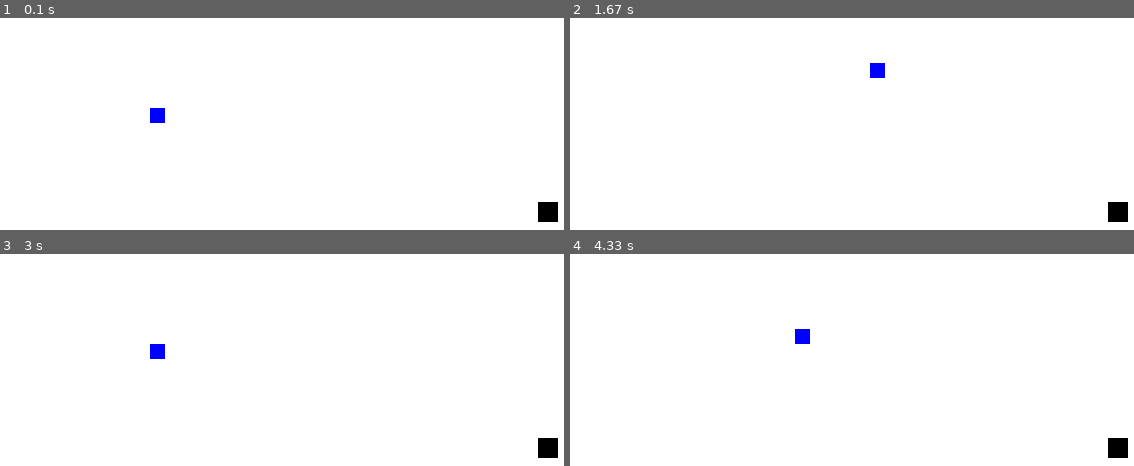
Above: before the commit, frames 1-4 (two rows, left to right).
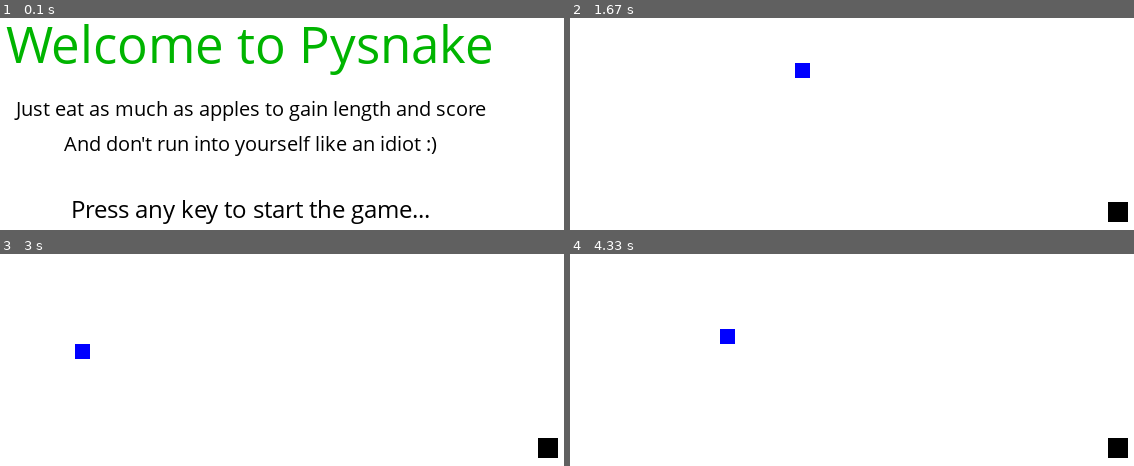
Above: after the commit, the same moments.

Repository: Adiprogrammer7/pygame_snake
Game: pygame game, started from snake_pygame.py
The game is run twice, just before and just after one commit, with the same random seed, the same clock (stepped at 60 frames per second) and the same inputs.
Inputs:
- Up to frame 1 (0.1 s): no input
- Up to frame 2 (1.67 s): hold Right 0.33-0.8 s; hold Up 0.83-1.15 s; hold Right 1.18-1.65 s
- Up to frame 3 (3 s): hold Left 1.68-2.22 s; hold Down 2.25-2.55 s; hold Left 2.58-2.98 s
- Up to frame 4 (4.33 s): hold Up 3.02-3.38 s; hold Right 3.42-4.05 s; hold Down from 4.08 s (still down)

The runs differ from the first frame. In frame 1, 11% of the frame differs, in the area x 1-99%, y 2-98%; in frame 2, 0.4%; in frame 3, 0.4%; in frame 4, 0.4%.

Commit message:
added intro

Diff:
--- a/snake_pygame.py
+++ b/snake_pygame.py
@@ -9,7 +9,7 @@
 black = (0, 0, 0)
 blue = (0, 0, 255)
 red = (255, 0, 0)
-green = (0, 255, 0)
+green = (0, 180, 0)
 
 display_width = 800
 display_height = 600
@@ -21,7 +21,6 @@
 block_size = 15
 apple_size = 20
 FPS = 10
-font = pygame.font.SysFont(None, 30)
 
 # for drawing snake.
 def snake(snakelist): #snakelist for all snake blocks for lengthening.
@@ -29,16 +28,36 @@
 		pygame.draw.rect(window, blue, [xny[0], xny[1], block_size, block_size])
 
 # to get text surface and text rectangle.
-def text_objects(text, color):
+def text_objects(text, color, font_size):
+	font = pygame.font.SysFont("comicsansms", font_size)
 	text_surf = font.render(text, True, color)
 	text_rect = text_surf.get_rect()
 	return text_surf, text_rect
 
 # To display text centered to screen.
-def message_to_screen(msg, color):
-	text_surf, text_rect = text_objects(msg, color) #getting those objects for out text.
-	text_rect.center = (display_width/2), (display_height/2)  #alligning center of our text rect with screen center.
+# y-asix pos of text can be changed by changing y_displacement variable.
+def message_to_screen(msg, color, y_displacement= 0, font_size= 26):
+	text_surf, text_rect = text_objects(msg, color, font_size) #getting those objects for out text.
+	text_rect.center = (display_width/2), (display_height/2) + y_displacement  #alligning center of our text rect with screen center/with some y-axis displacement.
 	window.blit(text_surf, text_rect)
+
+def game_intro():
+	intro = True
+	while intro:
+		window.fill(white)
+		message_to_screen("Welcome to Pysnake", green, -65, 54)
+		message_to_screen("Just eat as much as apples to gain length and score", black, font_size= 22)
+		message_to_screen("And don't run into yourself like an idiot :)", black, 35, font_size= 22)
+		message_to_screen("Press any key to start the game...", black, 100)
+		for event in pygame.event.get():
+			if event.type == pygame.QUIT:
+				pygame.quit()
+				quit()
+			if event.type == pygame.KEYDOWN:
+				intro = False
+
+		pygame.display.update()
+		clock.tick(5)
 
 def gameLoop():
 	game_exit = False
@@ -63,7 +82,8 @@
 		# Loop which will run when we lose in game.
 		while game_over == True:
 			window.fill(white)
-			message_to_screen("You lost, press 'p' to play again or 'q' to exit.", red)
+			message_to_screen("Game Over!", red, -50, font_size= 54)
+			message_to_screen("Press 'p' to play again or 'q' to quit", black, 20, font_size= 36)
 			pygame.display.update()
 			# taking input from user either to play again or quit.
 			for event in pygame.event.get():
@@ -137,4 +157,5 @@
 	pygame.quit()
 	quit()
 
+game_intro()
 gameLoop()
